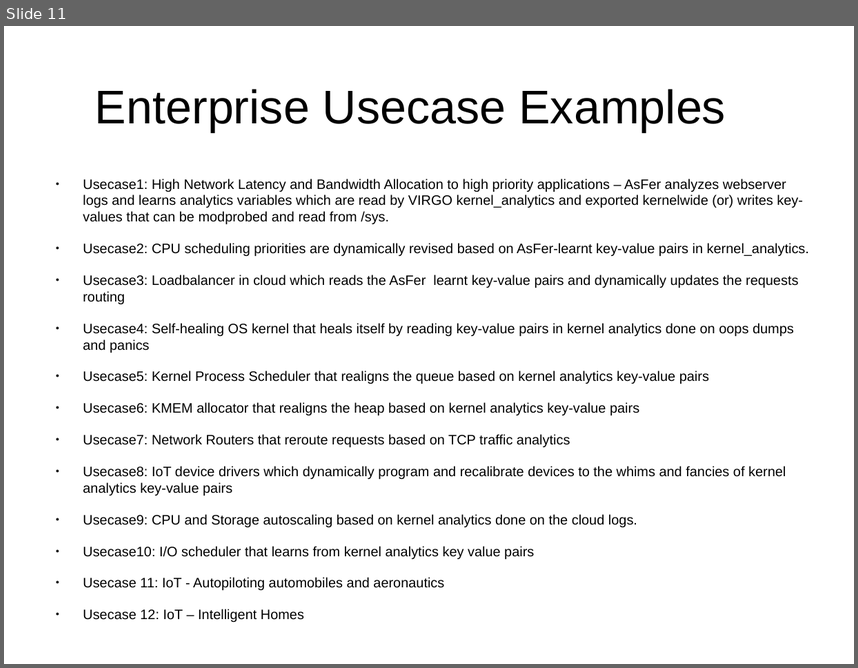
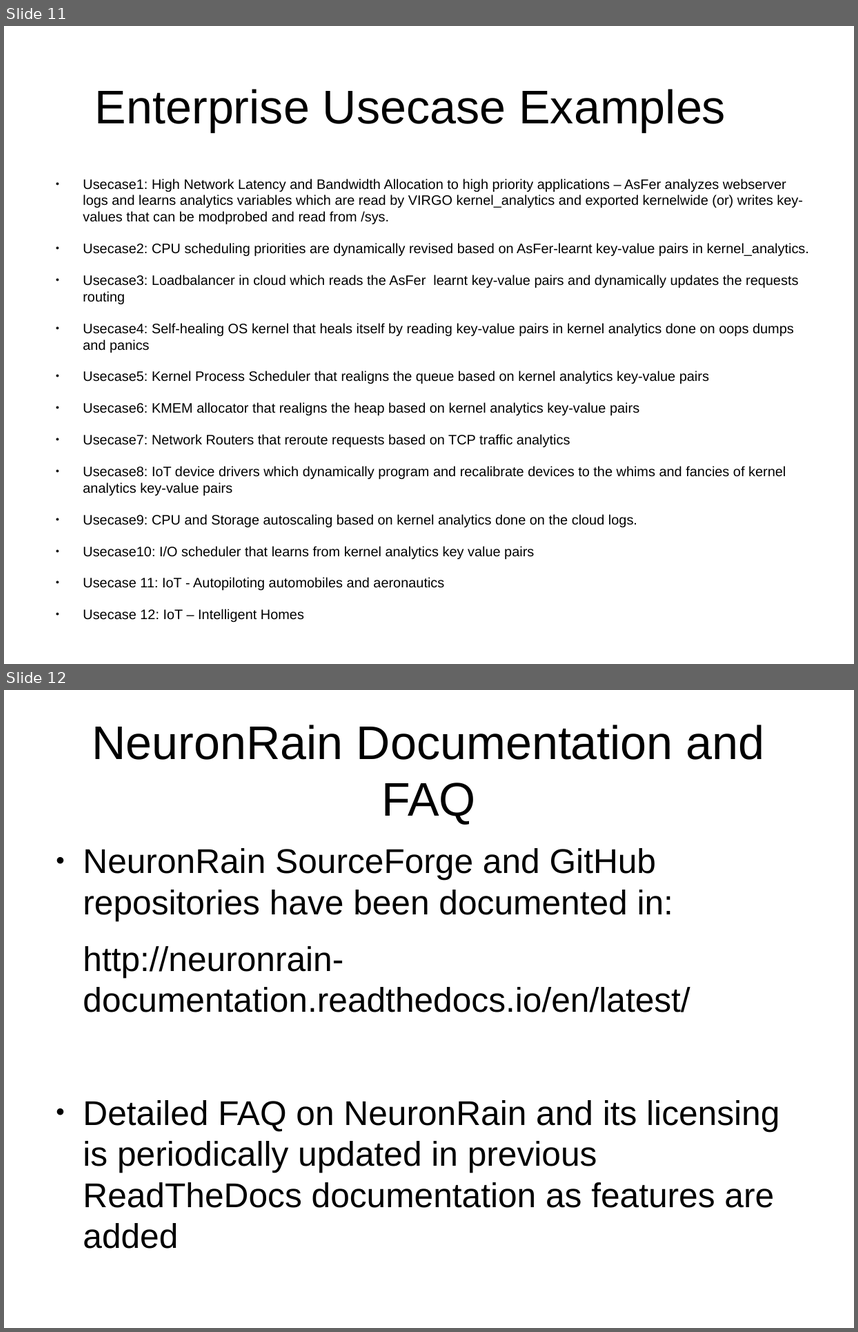
Before and after one commit to shrinivaasanka/ZodiacDatasoft, a slide deck: EnterpriseAnalytics_with_NeuronRain.odp. Shown one above the other, each under a label of ours: slide 11 before the commit, slides 11 and 12 after it. The pictures are 858x668 and 858x1332 pixels, drawn with LibreOffice and Linux fonts; fonts in the diff are those of the drawing. Boxes give left, top, right and bottom in pixels: in the first picture for what was removed or moved away, otherwise in the second. Text is boxed around its words. In the diff, an @@ line names an element or a change of style, - is before the commit and + after.

Commit message:
Updated NeuronRain Analytics Introductory Presentation Slides

```diff
--- a/EnterpriseAnalytics_with_NeuronRain.odp
+++ b/EnterpriseAnalytics_with_NeuronRain.odp
@@ slide 12 added at [4, 690, 854, 1328], background #FFFFFF @@
@@ title added at [92, 724, 765, 824], 44 pt, text #000000 @@
+NeuronRain Documentation and FAQ
@@ text added at [83, 848, 780, 1208], 32 pt, text #000000 @@
+● NeuronRain SourceForge and GitHub repositories have been documented in:
+http://neuronrain-documentation.readthedocs.io/en/latest/
+● Detailed FAQ on NeuronRain and its licensing is periodically updated in previous ReadTheDocs documentation as features are added
```
Also in this commit, not shown: 1 other file.
